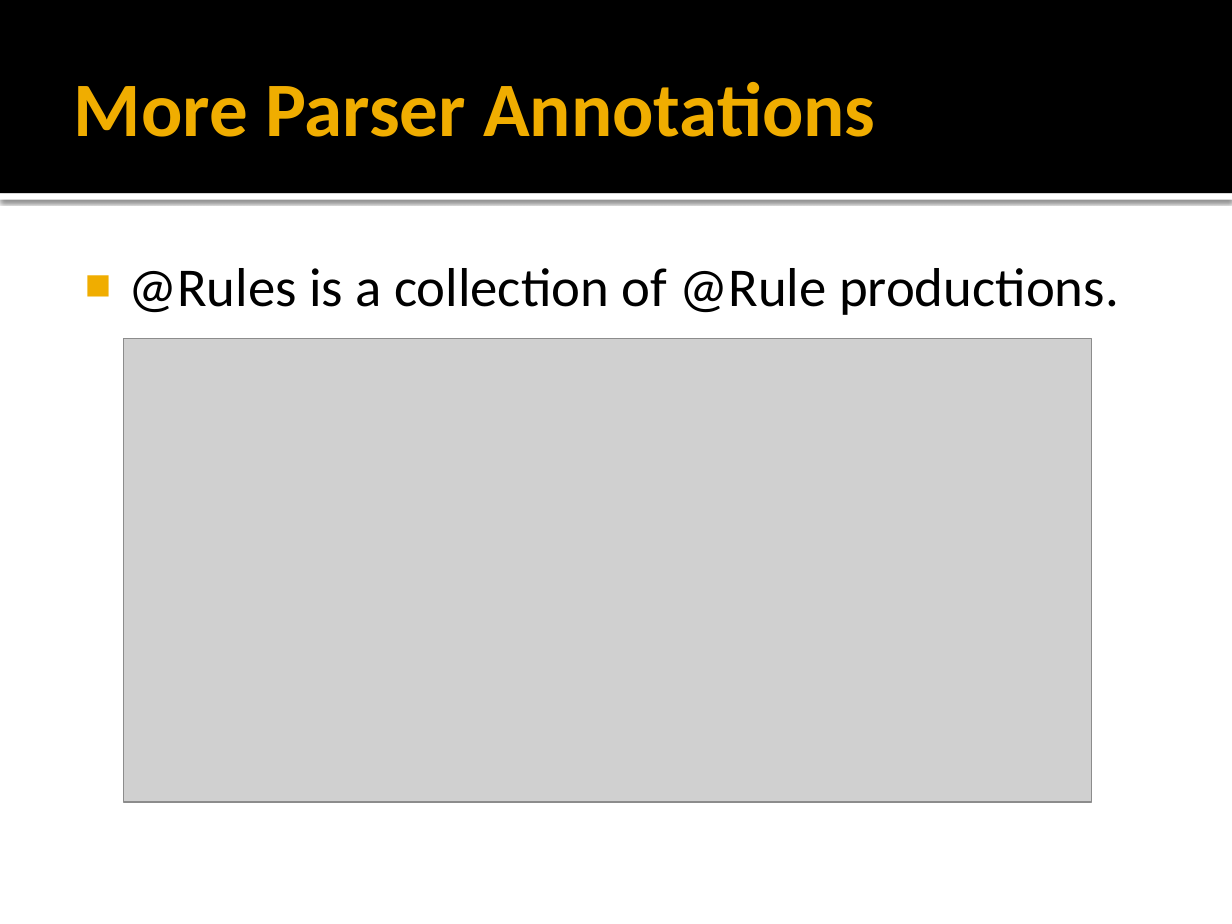
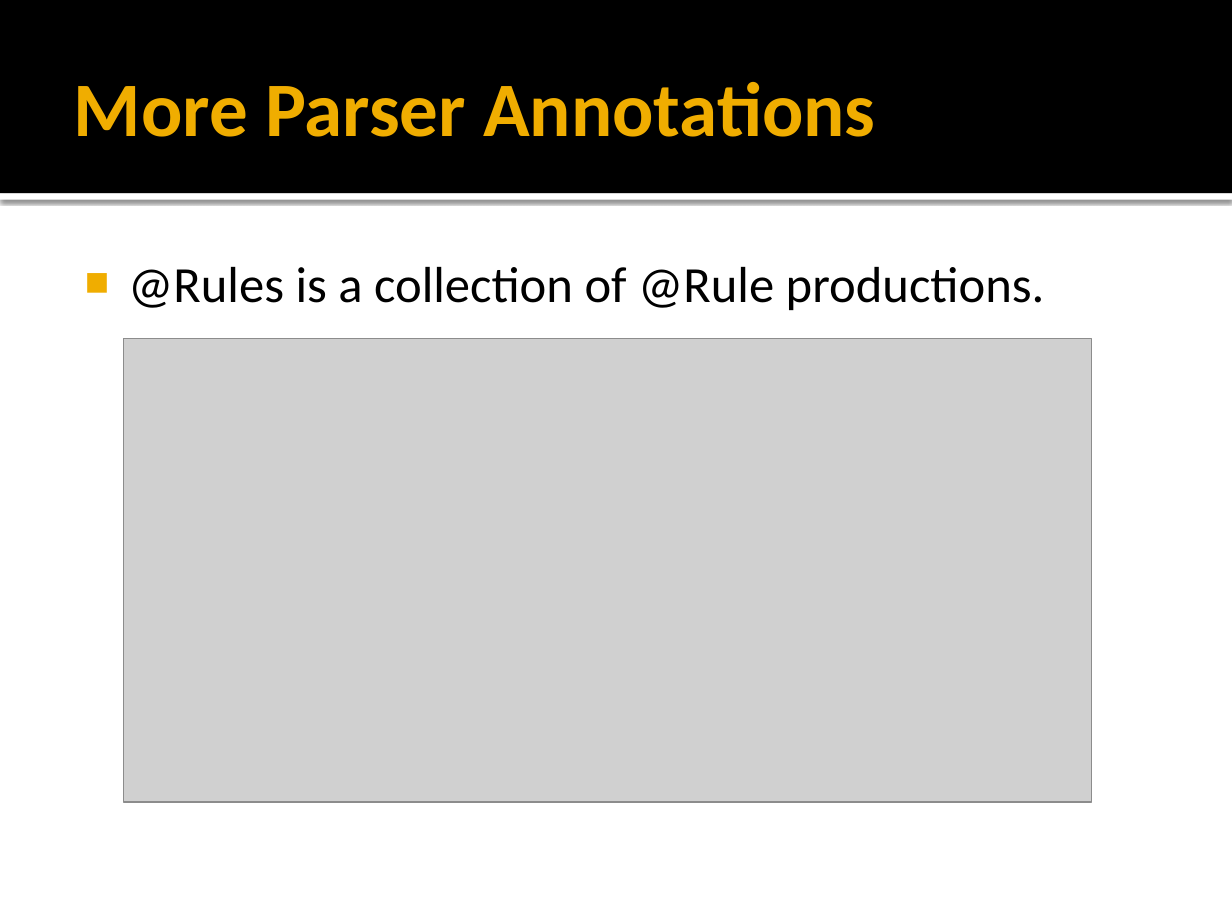
Before and after one commit to coconut2015/cookcc, a slide deck: slide 23 of trunk/doc/CookCC.pptx (slide 20 before the commit). Drawn at 1232x924 pixels with LibreOffice and Linux fonts; fonts in the diff are those of the drawing; grey boxes stand for pictures. Boxes give left, top, right and bottom in pixels: in the first picture for what was removed or moved away, otherwise in the second. Text is boxed around its words. In the diff, an @@ line names an element or a change of style, - is before the commit and + after.

Commit message:
update 3 cases for parsers.

```diff
--- a/trunk/doc/CookCC.pptx
+++ b/trunk/doc/CookCC.pptx
@@ text "@Rules is a collection of ..." at [128, 267, 1045, 310]: size 32 to 29.6 pt @@
```
Also in this commit, not shown: 6 other slides changed, 3 slides added, 1 other file.
